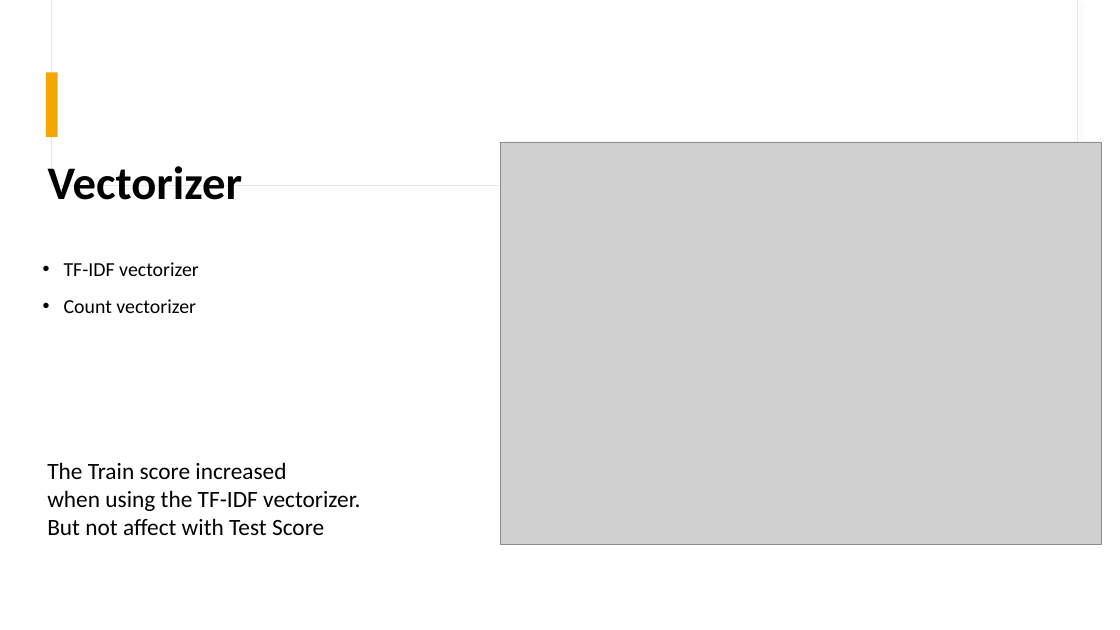
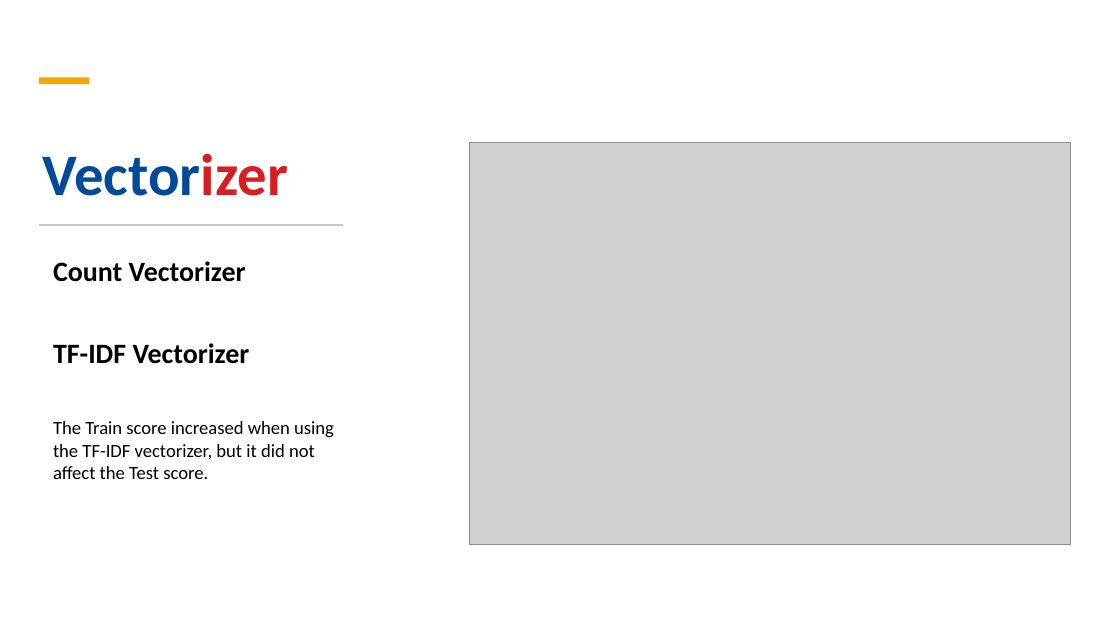
Before and after one commit to auttwitter/DSI-04, a slide deck: slide 10 of projects/project_3/Presentation.pptx (slide 9 before the commit). Drawn at 1120x630 pixels with LibreOffice and Linux fonts; fonts in the diff are those of the drawing; grey boxes stand for pictures. Boxes give left, top, right and bottom in pixels: in the first picture for what was removed or moved away, otherwise in the second. Text is boxed around its words. In the diff, an @@ line names an element or a change of style, - is before the commit and + after.

```diff
--- a/projects/project_3/Presentation.pptx
+++ b/projects/project_3/Presentation.pptx
@@ rectangle added at <box>0,0,1120,630</box>, fill #FFFFFF @@
@@ rectangle added at <box>0,0,897,630</box>, fill gradient #FFFFFF @@
@@ rectangle removed at <box>51,0,1077,186</box> @@
@@ rectangle added at <box>51,0,1077,186</box>, fill #FFFFFF, outline #E9E9E9 0.75 pt @@
@@ rectangle removed at <box>52,0,1077,185</box> @@
@@ rectangle added at <box>52,0,1077,185</box>, fill #FFFFFF @@
@@ rectangle added at <box>39,77,89,84</box>, fill #F5A700 @@
@@ rectangle removed at <box>46,72,58,137</box> @@
@@ picture: place and size @@
-picture at <box>501,142,1102,544</box>
+picture at <box>470,142,1070,544</box>
@@ text added at <box>42,153,287,196</box>, 50.4 pt, text #004A97, bold @@
+Vectorizer
@@ title removed at <box>48,166,243,200</box> @@
-Vectorizer
@@ rectangle added at <box>39,224,343,225</box>, fill #C9C9C9, outline #C9C9C9 0.25 pt @@
@@ text at <box>53,261,334,479</box>: text changed; size 20 to 16 pt @@
-The Train score increased
-when using the TF-IDF vectorizer.
-But not affect with Test Score
+Count Vectorizer
+TF-IDF Vectorizer
+The Train score increased when using the TF-IDF vectorizer, but it did not affect the Test score.
@@ text removed at <box>64,262,199,313</box> @@
-• TF-IDF vectorizer
-• Count vectorizer
```
Also in this commit, not shown: 3 other slides changed, 2 slides added, 1 slide removed.
